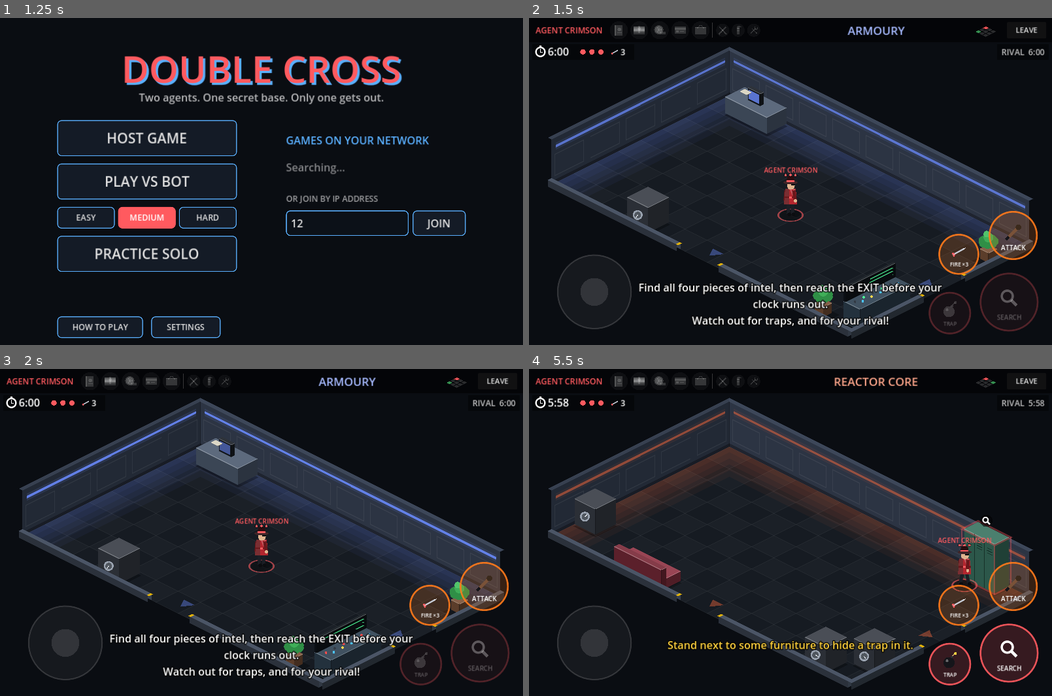
Above: before the commit, frames 1-4 (two rows, left to right).
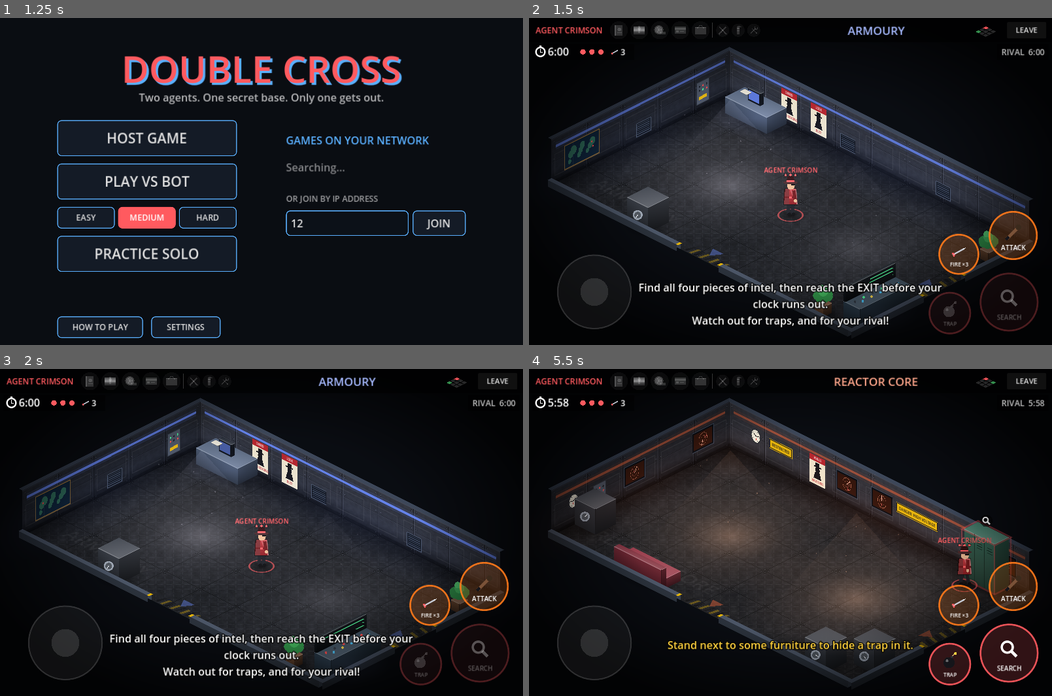
Above: after the commit, the same moments.

Repository: petherin/doublecross
Game: Godot game, scene res://scenes/main.tscn
Two runs of this game, one before a commit and one after it. Both use one fixed random seed, a clock stepped at 60 frames per second and the inputs below.
Inputs (mouse positions are in pixels of both pictures, inside the frame that each line leads up to):
- Up to frame 1 (1.25 s): click (345, 224) at 0.52 s; type "12" at 0.6 s
- Up to frame 2 (1.5 s): click "PLAY VS BOT" at 1.25 s
- Up to frame 3 (2 s): no input
- Up to frame 4 (5.5 s): click "LEAVE" at 2 s; click "PLAY VS BOT" at 2.75 s; tap Enter at 3.5 s; move the mouse to (905, 516) at 3.52 s; hold Right (ui_right) 3.53-4.25 s; tap E at 3.6 s; click (905, 516) at 3.67 s; tap Space at 3.77 s; drag from (685, 548) to (764, 597) at 4.27 s; move the mouse to (842, 460) at 5.02 s; hold Right (ui_right) from 5.03 s (still down); tap 2 at 5.1 s; click (842, 460) at 5.17 s

Frame 1 is identical in both runs. In frame 2, 15% of the frame differs, in the area x 3-97%, y 8-98%; in frame 3, 15%; in frame 4, 22%.

Commit message:
Milestone 6: richer graphics
- Procedural textures (art.gd): steel tread-plate floor, riveted wall
  panels, soft light/shadow sprite, screen vignette
- Additive light layer: ceiling-lamp pools and shafts with drifting dust,
  flickering lamps, wall-strip spill, screen glow, exit daylight, and
  explosions lighting the room
- Furniture faces shaded with gradients; soft shadows under furniture and
  agents; ambient occlusion where floor meets walls
- Wall decor per room: monitors (signal trace / radar), world maps,
  clocks showing real time, vents, fuse boxes, signs, posters
- Room names stencilled on the floor and hazard stripes at doorways
- Agents get an outline, shaded coat and rim light

Co-Authored-By: Claude Opus 5.5 <noreply@anthropic.com>
Claude-Session: https://claude.ai/code/session_01P74PWHFE1RDNVbPBsrf3EN

Diff:
--- a/scripts/agent.gd
+++ b/scripts/agent.gd
@@ -12,6 +12,7 @@
 
 const World = preload("res://scripts/world.gd")
 const Ui = preload("res://scripts/ui.gd")
+const Art = preload("res://scripts/art.gd")
 const SPEED := 340.0
 const RADIUS := 26.0
 const SEND_RATE := 1.0 / 20.0
@@ -289,7 +290,7 @@
 
 	# Shadow and team ring on the floor
 	ci.draw_set_transform(foot, 0.0, Vector2(1.0, 0.5))
-	ci.draw_circle(Vector2.ZERO, 26.0, Color(0, 0, 0, 0.4))
+	ci.draw_texture_rect(Art.soft(), Rect2(-40, -40, 80, 80), false, Color(0, 0, 0, 0.7))
 	ci.draw_arc(Vector2.ZERO, 30.0, 0.0, TAU, 40, Color(accent, 0.6), 3.0, true)
 
 	var tilt := sin(_walk * 1.3) * 0.25 if ko else 0.0
@@ -303,9 +304,13 @@
 	ci.draw_circle(Vector2(7 - stride, -2), 4.5, Color("0c0d10"))
 	# Back arm (behind the coat)
 	ci.draw_line(Vector2(-11, -60), Vector2(-13 - stride * 0.8, -36), dark, 7.0, true)
-	# Trench coat: flared hem, belt, lapels
+	# Trench coat: dark outline, flared hem, belt, lapels, rim light
 	ci.draw_colored_polygon(PackedVector2Array([
-		Vector2(-16, -26), Vector2(16, -26), Vector2(13, -64), Vector2(-13, -64)]), coat)
+		Vector2(-18, -24), Vector2(18, -24), Vector2(15, -66), Vector2(-15, -66)]), Color(0, 0, 0, 0.55))
+	ci.draw_polygon(PackedVector2Array([
+		Vector2(-16, -26), Vector2(16, -26), Vector2(13, -64), Vector2(-13, -64)]),
+		PackedColorArray([coat.darkened(0.25), coat.darkened(0.25), coat.lightened(0.08), coat.lightened(0.08)]))
+	ci.draw_line(Vector2(13, -63), Vector2(16, -27), Color(coat.lightened(0.45), 0.8), 1.5, true)
 	ci.draw_colored_polygon(PackedVector2Array([
 		Vector2(-16, -26), Vector2(-4, -26), Vector2(-3, -64), Vector2(-13, -64)]), dark.lightened(0.1))
 	ci.draw_line(Vector2(-15, -44), Vector2(15, -44), dark, 4.0)
--- /dev/null
+++ b/scripts/art.gd
@@ -0,0 +1,129 @@
+extends RefCounted
+## Procedurally generated textures, built once and cached. No image files
+## needed: the floor plates, wall panels and soft light/shadow sprites are
+## all made here from noise and simple shapes.
+
+static var _cache := {}
+
+
+static func floor_tex() -> Texture2D:
+	if not _cache.has("floor"):
+		_cache["floor"] = ImageTexture.create_from_image(_floor_image())
+	return _cache["floor"]
+
+
+static func wall_tex() -> Texture2D:
+	if not _cache.has("wall"):
+		_cache["wall"] = ImageTexture.create_from_image(_wall_image())
+	return _cache["wall"]
+
+
+## White radial blob fading to transparent: used for lights and soft shadows.
+static func soft() -> Texture2D:
+	if not _cache.has("soft"):
+		var g := Gradient.new()
+		g.set_color(0, Color(1, 1, 1, 1))
+		g.set_color(1, Color(1, 1, 1, 0))
+		g.add_point(0.45, Color(1, 1, 1, 0.45))
+		var t := GradientTexture2D.new()
+		t.gradient = g
+		t.fill = GradientTexture2D.FILL_RADIAL
+		t.fill_from = Vector2(0.5, 0.5)
+		t.fill_to = Vector2(1.0, 0.5)
+		t.width = 128
+		t.height = 128
+		_cache["soft"] = t
+	return _cache["soft"]
+
+
+## Dark edges for the whole screen.
+static func vignette() -> Texture2D:
+	if not _cache.has("vignette"):
+		var g := Gradient.new()
+		g.set_color(0, Color(0, 0, 0, 0))
+		g.set_color(1, Color(0, 0, 0, 0.75))
+		g.add_point(0.55, Color(0, 0, 0, 0.0))
+		var t := GradientTexture2D.new()
+		t.gradient = g
+		t.fill = GradientTexture2D.FILL_RADIAL
+		t.fill_from = Vector2(0.5, 0.5)
+		t.fill_to = Vector2(1.05, 0.5)
+		t.width = 256
+		t.height = 256
+		_cache["vignette"] = t
+	return _cache["vignette"]
+
+
+# Steel tread plate: raised diagonal bars, plate seams, rivets and grime.
+static func _floor_image() -> Image:
+	var n := 128
+	var img := Image.create(n, n, false, Image.FORMAT_RGBA8)
+	var grime := FastNoiseLite.new()
+	grime.seed = 7
+	grime.frequency = 0.035
+	var fine := FastNoiseLite.new()
+	fine.seed = 11
+	fine.frequency = 0.5
+	var corners := [Vector2(6, 6), Vector2(n - 7, 6), Vector2(6, n - 7), Vector2(n - 7, n - 7)]
+	for y in n:
+		for x in n:
+			var v := 0.15 + grime.get_noise_2d(x, y) * 0.035 + fine.get_noise_2d(x, y) * 0.018
+			var cx := x % 16
+			var cy := y % 16
+			var flip := ((x / 16) + (y / 16)) % 2 == 0
+			var d: int = absi(cx - cy) if flip else absi(cx + cy - 15)
+			if cx > 2 and cx < 13 and cy > 2 and cy < 13:
+				if d <= 1:
+					v += 0.045
+				elif d == 2:
+					v -= 0.02
+			# Plate seams with a bevel highlight.
+			if x == 0 or y == 0:
+				v = 0.05
+			elif x == 1 or y == 1:
+				v += 0.05
+			elif x == n - 1 or y == n - 1:
+				v -= 0.03
+			for c in corners:
+				var dist := Vector2(x, y).distance_to(c)
+				if dist < 2.2:
+					v = 0.3 - dist * 0.05
+				elif dist < 3.2:
+					v = 0.07
+			# A few scratches.
+			if (x * 7 + y * 3) % 97 == 0 and fine.get_noise_2d(x * 3, y) > 0.2:
+				v += 0.06
+			img.set_pixel(x, y, Color(v, v * 1.02, v * 1.08))
+	return img
+
+
+# Riveted steel wall panels with a seam, vents of light and grime at the bottom.
+static func _wall_image() -> Image:
+	var w := 128
+	var h := 112
+	var img := Image.create(w, h, false, Image.FORMAT_RGBA8)
+	var grime := FastNoiseLite.new()
+	grime.seed = 3
+	grime.frequency = 0.05
+	for y in h:
+		for x in w:
+			var v := 0.2 + grime.get_noise_2d(x, y * 2) * 0.025
+			# Bottom grime and top light.
+			v -= clampf((y - 80) / 32.0, 0.0, 1.0) * 0.06
+			v += clampf((20 - y) / 20.0, 0.0, 1.0) * 0.03
+			# Panel bevels.
+			if x <= 1 or y <= 1:
+				v = 0.3
+			elif x >= w - 2 or y >= h - 2:
+				v = 0.09
+			elif y == 56 or y == 57:
+				v = 0.11 if y == 56 else 0.27
+			# Bolts.
+			for b in [Vector2(8, 8), Vector2(w - 9, 8), Vector2(8, h - 9), Vector2(w - 9, h - 9), Vector2(8, 50), Vector2(w - 9, 50)]:
+				var dist := Vector2(x, y).distance_to(b)
+				if dist < 2.0:
+					v = 0.36
+				elif dist < 2.8:
+					v = 0.1
+			img.set_pixel(x, y, Color(v * 0.95, v, v * 1.1))
+	return img
--- a/scripts/game.gd
+++ b/scripts/game.gd
@@ -137,7 +137,19 @@
 		ba.door_passed.connect(func(r, d): _handle_door(BOT_ID, r, d))
 		ba.exit_touched.connect(func(): _handle_escape(BOT_ID))
 
+	var vig_layer := CanvasLayer.new()
+	vig_layer.layer = 1
+	add_child(vig_layer)
+	var vig := TextureRect.new()
+	vig.texture = preload("res://scripts/art.gd").vignette()
+	vig.stretch_mode = TextureRect.STRETCH_SCALE
+	vig.mouse_filter = Control.MOUSE_FILTER_IGNORE
+	vig_layer.add_child(vig)
+	vig.set_anchors_and_offsets_preset(Control.PRESET_FULL_RECT)
+	vig.size = Ui.view_size(self)
+
 	_hud = Hud.new()
+	_hud.layer = 2
 	add_child(_hud)
 	_hud.setup(world, local_agent.display_name, local_agent.accent)
 	_hud.leave_requested.connect(func(): leave_requested.emit())
--- /dev/null
+++ b/scripts/light_layer.gd
@@ -0,0 +1,87 @@
+extends Node2D
+## Additive light drawn over the room: ceiling-lamp pools and shafts, dust in
+## the light, screen and exit glows, and the flash from explosions.
+
+const World = preload("res://scripts/world.gd")
+const Art = preload("res://scripts/art.gd")
+
+var view: Node2D   # the RoomView this belongs to
+
+
+func _ready() -> void:
+	var m := CanvasItemMaterial.new()
+	m.blend_mode = CanvasItemMaterial.BLEND_MODE_ADD
+	material = m
+
+
+func _process(_delta: float) -> void:
+	queue_redraw()
+
+
+func _floor_xf() -> Transform2D:
+	var k := World.ISO_K
+	return Transform2D(Vector2(k, k * 0.5), Vector2(-k, k * 0.5), World.iso(Vector2.ZERO))
+
+
+func _draw() -> void:
+	if view == null or view.world == null:
+		return
+	var world: World = view.world
+	var room: Vector2i = view.room
+	var t: float = view._t
+	var R := World.ROOM
+	var tint: Color = world.rooms[room]["tint"]
+	var soft := Art.soft()
+	var warm := Color(1.0, 0.88, 0.7).lerp(tint, 0.35)
+
+	# Ceiling lamps: a pool on the floor and a faint shaft of light above it.
+	var lamps := [Vector2(R.position.x + R.size.x * 0.3, R.get_center().y), Vector2(R.position.x + R.size.x * 0.72, R.get_center().y)]
+	var hash_v := room.x * 7 + room.y * 13 + world.seed_value % 97
+	for i in lamps.size():
+		var lp: Vector2 = lamps[i]
+		# One lamp in some rooms flickers.
+		var flicker := 1.0
+		if (hash_v + i) % 4 == 0:
+			flicker = 0.75 + 0.25 * signf(sin(t * 13.0 + sin(t * 3.1) * 4.0))
+		draw_set_transform_matrix(_floor_xf())
+		draw_texture_rect(soft, Rect2(lp - Vector2(300, 300), Vector2(600, 600)), false, Color(warm, 0.2 * flicker))
+		draw_texture_rect(soft, Rect2(lp - Vector2(130, 130), Vector2(260, 260)), false, Color(warm, 0.12 * flicker))
+		draw_set_transform_matrix(Transform2D.IDENTITY)
+		var top := World.iso(lp, 210.0)
+		var l := World.iso(lp + Vector2(-140, 140), 0.0)
+		var r := World.iso(lp + Vector2(140, -140), 0.0)
+		draw_polygon(PackedVector2Array([top, l, r]),
+			PackedColorArray([Color(warm, 0.07 * flicker), Color(warm, 0.0), Color(warm, 0.0)]))
+		# Dust drifting through the light.
+		for d in 9:
+			var ph := float(d) * 1.7 + i * 3.0
+			var dp := lp + Vector2(sin(t * 0.3 + ph) * 90.0, cos(t * 0.23 + ph * 1.3) * 90.0)
+			var z := 60.0 + fmod(t * 8.0 + d * 37.0, 260.0)
+			draw_circle(World.iso(dp, z), 1.4, Color(warm, 0.35 * flicker * (1.0 - z / 330.0)))
+
+	# Coloured spill from the wall light strips.
+	draw_set_transform_matrix(_floor_xf())
+	draw_texture_rect(soft, Rect2(R.position.x - 200, R.position.y - 160, R.size.x + 400, 320), false, Color(tint, 0.09))
+	draw_texture_rect(soft, Rect2(R.position.x - 160, R.position.y - 200, 320, R.size.y + 400), false, Color(tint, 0.07))
+
+	# Screens and monitors glow onto the floor in front of them.
+	for f in world.furniture(room):
+		if f["type"] == "console" or f["type"] == "desk":
+			var c: Rect2 = f["rect"]
+			var pulse := 0.8 + 0.2 * sin(t * 3.0 + f["detail"])
+			draw_texture_rect(soft, Rect2(c.get_center() - Vector2(110, 110), Vector2(220, 220)), false, Color(tint.lightened(0.3), 0.12 * pulse))
+
+	# Daylight from the exit.
+	for dir in [World.Dir.UP, World.Dir.LEFT]:
+		if world.is_exit(room, dir):
+			var v := Vector2(World.DIR_VEC[dir])
+			var door := R.get_center() + v * R.size / 2.0
+			draw_texture_rect(soft, Rect2(door - Vector2(220, 220), Vector2(440, 440)), false, Color(1.0, 0.95, 0.75, 0.25))
+
+	# Explosions light up the room.
+	for e in view._effects:
+		if e["room"] == room and e["kind"] == "BOMB":
+			var a := clampf(1.0 - e["t"] / 0.9, 0.0, 1.0)
+			var p: Vector2 = e["pos"]
+			draw_texture_rect(soft, Rect2(p - Vector2(500, 500), Vector2(1000, 1000)), false, Color(1.0, 0.55, 0.2, 0.55 * a))
+	draw_set_transform_matrix(Transform2D.IDENTITY)
--- a/scripts/room_view.gd
+++ b/scripts/room_view.gd
@@ -5,6 +5,10 @@
 
 const World = preload("res://scripts/world.gd")
 const Icons = preload("res://scripts/icons.gd")
+const Art = preload("res://scripts/art.gd")
+const LightLayer = preload("res://scripts/light_layer.gd")
+const POSTERS := ["TRUST NO ONE", "WALLS HAVE EARS", "SHRED AFTER READING", "LOOK BUSY"]
+const SIGNS := ["RESTRICTED", "AUTHORISED ONLY", "NO ENTRY", "DANGER: HIGH VOLTAGE"]
 
 const DOOR_TOP := 82.0
 const LEDGE_H := 16.0
@@ -32,6 +36,30 @@
 var _effects: Array = []
 
 var _t := 0.0
+
+
+func _ready() -> void:
+	texture_repeat = CanvasItem.TEXTURE_REPEAT_ENABLED
+	var lights := LightLayer.new()
+	lights.view = self
+	add_child(lights)
+
+
+## Affine transforms for drawing "flat" in the isometric world:
+## floor space uses floor coordinates; wall space uses (along the wall, -height).
+func _floor_xf() -> Transform2D:
+	var k := World.ISO_K
+	return Transform2D(Vector2(k, k * 0.5), Vector2(-k, k * 0.5), World.iso(Vector2.ZERO))
+
+
+func _up_wall_xf() -> Transform2D:
+	var k := World.ISO_K
+	return Transform2D(Vector2(k, k * 0.5), Vector2(0, 1), World.iso(Vector2(0, World.ROOM.position.y)))
+
+
+func _left_wall_xf() -> Transform2D:
+	var k := World.ISO_K
+	return Transform2D(Vector2(-k, k * 0.5), Vector2(0, 1), World.iso(Vector2(World.ROOM.position.x, 0)))
 
 
 func _process(delta: float) -> void:
@@ -128,36 +156,39 @@
 	var y0 := R.position.y
 	var x1 := R.end.x
 	var y1 := R.end.y
-	_quad(P(x0, y0), P(x1, y0), P(x1, y1), P(x0, y1), Color("161b22"))
-	var step := 80.0
-	var ix := 0
-	var x := x0
-	while x < x1:
-		var iy := 0
-		var y := y0
-		while y < y1:
-			if (ix + iy) % 2 == 0:
-				var xe := minf(x + step, x1)
-				var ye := minf(y + step, y1)
-				_quad(P(x, y), P(xe, y), P(xe, ye), P(x, ye), Color(1, 1, 1, 0.022))
-			y += step
-			iy += 1
-		x += step
-		ix += 1
-	x = x0
-	while x <= x1 + 0.1:
-		draw_line(P(x, y0), P(x, y1), Color(1, 1, 1, 0.05), 1.0)
-		x += step
-	var y := y0
-	while y <= y1 + 0.1:
-		draw_line(P(x0, y), P(x1, y), Color(1, 1, 1, 0.05), 1.0)
-		y += step
-	# Coloured light pooling along the base of the back walls
-	for i in 5:
-		var d := 20.0 + i * 22.0
-		var c := Color(tint, 0.05)
-		_quad(P(x0, y0), P(x1, y0), P(x1, y0 + d), P(x0 + d, y0 + d), c)
-		_quad(P(x0, y0), P(x0 + d, y0 + d), P(x0 + d, y1), P(x0, y1), c)
+	var font := ThemeDB.fallback_font
+	draw_set_transform_matrix(_floor_xf())
+	# Steel tread plate, tinted a touch by the room's lighting.
+	draw_texture_rect(Art.floor_tex(), R, true, Color(0.95, 0.97, 1.0).lerp(tint, 0.08))
+	# Room name stencilled on the floor.
+	var name_text: String = world.rooms[room]["name"].to_upper()
+	draw_string(font, Vector2(x0 + 70, y1 - 70), name_text, HORIZONTAL_ALIGNMENT_LEFT, -1, 58, Color(1, 1, 1, 0.045))
+	# Hazard stripes on the threshold of each doorway.
+	var rc := R.get_center()
+	var door_half := World.DOOR_HALF
+	for dir in World.DIR_VEC:
+		if world.opening(room, dir) == 0:
+			continue
+		var v := Vector2(World.DIR_VEC[dir])
+		var side := Vector2(-v.y, v.x)
+		var mid := rc + v * (R.size / 2.0 - Vector2(18, 18))
+		for i in 8:
+			var a := mid + side * (-door_half + 6 + i * (door_half * 2 - 12) / 8.0)
+			var stripe := PackedVector2Array([a - v * 14, a - v * 14 + side * 9, a + v * 14 + side * 15, a + v * 14 + side * 6])
+			draw_colored_polygon(stripe, Color(0.88, 0.69, 0.04, 0.35) if i % 2 == 0 else Color(0, 0, 0, 0.25))
+	# Darkening where the floor meets the back walls.
+	var ao := Color(0, 0, 0, 0.5)
+	var clear := Color(0, 0, 0, 0)
+	draw_polygon(PackedVector2Array([Vector2(x0, y0), Vector2(x1, y0), Vector2(x1, y0 + 80), Vector2(x0, y0 + 80)]),
+		PackedColorArray([ao, ao, clear, clear]))
+	draw_polygon(PackedVector2Array([Vector2(x0, y0), Vector2(x0 + 80, y0), Vector2(x0 + 80, y1), Vector2(x0, y1)]),
+		PackedColorArray([ao, clear, clear, ao]))
+	# Soft shadows under the furniture.
+	var soft := Art.soft()
+	for f in world.furniture(room):
+		var r: Rect2 = f["rect"]
+		draw_texture_rect(soft, Rect2(r.position + Vector2(-10, -10), r.size + Vector2(44, 44)), false, Color(0, 0, 0, 0.65))
+	draw_set_transform_matrix(Transform2D.IDENTITY)
 	# Daylight spilling in from the exit
 	for dir in [World.Dir.UP, World.Dir.LEFT]:
 		if world.is_exit(room, dir):
@@ -206,14 +237,12 @@
 	var up_kind := world.opening(room, World.Dir.UP)
 	var up_door := up_kind != 0
 	var up_spans := [[x0, c.x - dh], [c.x + dh, x1]] if up_door else [[x0, x1]]
-	for s in up_spans:
-		_quad(P(s[0], y0, 0), P(s[1], y0, 0), P(s[1], y0, h), P(s[0], y0, h), col_up)
+	_textured_wall(_up_wall_xf(), up_spans, Color(1.0, 1.0, 1.05).lerp(tint, 0.06))
 	# LEFT wall runs along y at x = x0 (upper-left on screen)
 	var left_kind := world.opening(room, World.Dir.LEFT)
 	var left_door := left_kind != 0
 	var left_spans := [[y0, c.y - dh], [c.y + dh, y1]] if left_door else [[y0, y1]]
-	for s in left_spans:
-		_quad(P(x0, s[0], 0), P(x0, s[1], 0), P(x0, s[1], h), P(x0, s[0], h), col_left)
+	_textured_wall(_left_wall_xf(), left_spans, Color(0.72, 0.74, 0.8).lerp(tint, 0.05))
 	# Lintels and doorways
 	if up_door:
 		_quad(P(c.x - dh, y0, DOOR_TOP), P(c.x + dh, y0, DOOR_TOP), P(c.x + dh, y0, h), P(c.x - dh, y0, h), col_up.darkened(0.1))
@@ -227,12 +256,147 @@
 		_wall_details(Vector2(s[0], y0), Vector2(s[1], y0), tint, pulse)
 	for s in left_spans:
 		_wall_details(Vector2(x0, s[0]), Vector2(x0, s[1]), tint, pulse)
+	_draw_decor(_up_wall_xf(), up_spans, tint, 0)
+	_draw_decor(_left_wall_xf(), left_spans, tint, 1)
 	# Top caps (wall thickness) and the corner post
 	var cap := Color("3d4759")
 	var t := 14.0
 	_quad(P(x0, y0, h), P(x1, y0, h), P(x1, y0 - t, h), P(x0 - t, y0 - t, h), cap)
 	_quad(P(x0, y0, h), P(x0 - t, y0 - t, h), P(x0 - t, y1, h), P(x0, y1, h), cap.darkened(0.1))
 	draw_line(P(x0, y0, 0), P(x0, y0, h), Color(0, 0, 0, 0.4), 2.0)
+
+
+func _textured_wall(xf: Transform2D, spans: Array, modulate_col: Color) -> void:
+	var h := World.WALL_H
+	draw_set_transform_matrix(xf)
+	for sp in spans:
+		var r := Rect2(sp[0], -h, sp[1] - sp[0], h)
+		draw_texture_rect(Art.wall_tex(), r, true, modulate_col)
+		# Grime and shadow at the base, a little light at the top.
+		draw_polygon(PackedVector2Array([Vector2(r.position.x, -34), Vector2(r.end.x, -34), Vector2(r.end.x, 0), Vector2(r.position.x, 0)]),
+			PackedColorArray([Color(0, 0, 0, 0), Color(0, 0, 0, 0), Color(0, 0, 0, 0.45), Color(0, 0, 0, 0.45)]))
+	draw_set_transform_matrix(Transform2D.IDENTITY)
+
+
+## Things hung on the back walls: screens, maps, clocks, vents, signs, posters.
+## Chosen per room from the world seed, so both tablets see the same decor.
+func _draw_decor(xf: Transform2D, spans: Array, tint: Color, wall: int) -> void:
+	var rng := RandomNumberGenerator.new()
+	rng.seed = hash([world.seed_value, room, wall])
+	var font := ThemeDB.fallback_font
+	draw_set_transform_matrix(xf)
+	for sp in spans:
+		var a: float = sp[0] + 95.0
+		while a < sp[1] - 70.0:
+			if rng.randf() < 0.6:
+				var kind: String = ["monitor", "monitor", "map", "clock", "vent", "sign", "poster", "fusebox"][rng.randi_range(0, 7)]
+				var w := _decor(kind, a, tint, rng.randi(), font)
+				a += w + 50.0
+			else:
+				a += 120.0
+	draw_set_transform_matrix(Transform2D.IDENTITY)
+
+
+## Draws one decoration centred at `a` along the wall; returns its width.
+func _decor(kind: String, a: float, tint: Color, seed_v: int, font: Font) -> float:
+	match kind:
+		"monitor":
+			var r := Rect2(a - 38, -76, 76, 48)
+			draw_rect(r, Color("0a0d12"))
+			draw_rect(r, Color("3a4456"), false, 2.0)
+			var sc := r.grow(-5)
+			draw_rect(sc, tint.darkened(0.82))
+			if seed_v % 2 == 0:
+				# Scrolling signal trace.
+				var pts := PackedVector2Array()
+				for i in 25:
+					var x := sc.position.x + i * sc.size.x / 24.0
+					pts.append(Vector2(x, sc.get_center().y + sin(i * 0.7 + _t * 4.0 + seed_v) * 8.0 * sin(i * 0.23 + _t)))
+				draw_polyline(pts, tint.lightened(0.4), 1.5, true)
+			else:
+				# Radar sweep with blips.
+				var cc := sc.get_center()
+				draw_arc(cc, 15, 0, TAU, 24, Color(tint.lightened(0.3), 0.6), 1.0)
+				draw_arc(cc, 8, 0, TAU, 16, Color(tint.lightened(0.3), 0.4), 1.0)
+				var ang := _t * 2.0 + seed_v
+				draw_line(cc, cc + Vector2.from_angle(ang) * 15, tint.lightened(0.5), 1.5)
+				for b in 3:
+					var bp := cc + Vector2.from_angle(seed_v * 0.7 + b * 2.1) * (5 + b * 4)
+					var fade := fposmod(ang - (seed_v * 0.7 + b * 2.1), TAU) / TAU
+					draw_circle(bp, 1.6, Color(1, 0.4, 0.4, 1.0 - fade))
+			return 76.0
+		"map":
+			var r := Rect2(a - 62, -78, 124, 58)
+			draw_rect(r, Color("0d2236"))
+			draw_rect(r, Color("8a6a3a"), false, 3.0)
+			for i in 5:
+				draw_line(Vector2(r.position.x + i * r.size.x / 4.0, r.position.y), Vector2(r.position.x + i * r.size.x / 4.0, r.end.y), Color(1, 1, 1, 0.06), 1.0)
+			var land := Color("2e6b57")
+			for blob in [[-38, -58, 10], [-30, -50, 8], [-20, -40, 6], [-2, -60, 9], [4, -50, 8], [10, -40, 7], [30, -58, 11], [40, -50, 9], [44, -34, 6]]:
+				draw_circle(Vector2(a + blob[0], blob[1]), blob[2], land)
+			for i in 3:
+				var dot := Vector2(a - 40 + ((seed_v >> (i * 4)) % 80), -64 + ((seed_v >> (i * 3)) % 30))
+				if int(_t * 2.0 + i) % 2 == 0:
+					draw_circle(dot, 2.2, Color("ff4d4d"))
+			return 124.0
+		"clock":
+			var cc := Vector2(a, -58)
+			draw_circle(cc, 18, Color("2b2f36"))
+			draw_circle(cc, 15, Color("e6e2d3"))
+			for i in 12:
+				draw_line(cc + Vector2.from_angle(i * TAU / 12.0) * 12, cc + Vector2.from_angle(i * TAU / 12.0) * 14, Color("2b2f36"), 1.0)
+			var tm := Time.get_time_dict_from_system()
+			var mins: float = tm["minute"] + tm["second"] / 60.0
+			var hrs: float = (tm["hour"] % 12) + mins / 60.0
+			draw_line(cc, cc + Vector2.from_angle(hrs / 12.0 * TAU - PI / 2) * 8, Color("15151a"), 2.0)
+			draw_line(cc, cc + Vector2.from_angle(mins / 60.0 * TAU - PI / 2) * 12, Color("15151a"), 1.5)
+			draw_line(cc, cc + Vector2.from_angle(tm["second"] / 60.0 * TAU - PI / 2) * 13, Color("d32f2f"), 1.0)
+			return 40.0
+		"vent":
+			var r := Rect2(a - 26, -44, 52, 32)
+			draw_rect(r, Color("0d1015"))
+			draw_rect(r, Color("4a5568"), false, 2.0)
+			for i in 6:
+				var y := r.position.y + 4 + i * 4.6
+				draw_line(Vector2(r.position.x + 3, y), Vector2(r.end.x - 3, y), Color("3a4456"), 2.0)
+			return 52.0
+		"sign":
+			var txt: String = SIGNS[seed_v % SIGNS.size()]
+			var w := font.get_string_size(txt, HORIZONTAL_ALIGNMENT_LEFT, -1, 11).x + 18
+			var r := Rect2(a - w / 2, -70, w, 24)
+			draw_rect(r, Color("e0b10b"))
+			draw_rect(r.grow(-2), Color("15151a"), false, 1.5)
+			draw_string(font, Vector2(r.position.x + 9, r.end.y - 8), txt, HORIZONTAL_ALIGNMENT_LEFT, -1, 11, Color("15151a"))
+			return w
+		"poster":
+			var txt: String = POSTERS[seed_v % POSTERS.size()]
+			var r := Rect2(a - 28, -84, 56, 70)
+			draw_rect(r, Color("e8dfc8"))
+			draw_rect(Rect2(r.position, Vector2(r.size.x, 14)), Color("b3262e"))
+			# Spy silhouette: fedora and coat collar.
+			var cc := Vector2(a, -50)
+			draw_circle(cc, 8, Color("15151a"))
+			draw_rect(Rect2(cc.x - 13, cc.y - 9, 26, 3), Color("15151a"))
+			draw_rect(Rect2(cc.x - 7, cc.y - 17, 14, 9), Color("15151a"))
+			draw_colored_polygon(PackedVector2Array([cc + Vector2(-14, 22), cc + Vector2(14, 22), cc + Vector2(8, 6), cc + Vector2(-8, 6)]), Color("15151a"))
+			var words := txt.split(" ")
+			for i in mini(words.size(), 3):
+				var ww := font.get_string_size(words[i], HORIZONTAL_ALIGNMENT_LEFT, -1, 8).x
+				draw_string(font, Vector2(a - ww / 2, r.position.y + 10 + (i * 0)), "" if i > 0 else words[0], HORIZONTAL_ALIGNMENT_LEFT, -1, 8, Color.WHITE)
+			var rest := " ".join(words.slice(1))
+			var rw := font.get_string_size(rest, HORIZONTAL_ALIGNMENT_LEFT, -1, 8).x
+			draw_string(font, Vector2(a - rw / 2, r.end.y - 4), rest, HORIZONTAL_ALIGNMENT_LEFT, -1, 8, Color("b3262e"))
+			return 56.0
+		"fusebox":
+			var r := Rect2(a - 22, -70, 44, 54)
+			draw_rect(r, Color("4a5260"))
+			draw_rect(r, Color("2b3038"), false, 2.0)
+			for i in 6:
+				var on := int(_t * 2.5 + i * 1.3 + seed_v) % 3 != 0
+				draw_circle(Vector2(r.position.x + 9 + (i % 3) * 13, r.position.y + 12 + (i / 3) * 10), 2.5, (Color("4dff9a") if i % 2 == 0 else Color("ff4d4d")) if on else Color("1c2026"))
+			draw_rect(Rect2(r.position.x + 8, r.end.y - 18, 28, 8), Color("e0b10b"))
+			return 44.0
+	return 60.0
 
 
 func _wall_details(a: Vector2, b: Vector2, tint: Color, pulse: float) -> void:
@@ -503,8 +667,6 @@
 	var d: int = f["detail"]
 	var h: float = HEIGHTS.get(f["type"], 50.0)
 	var along_x := r.size.x >= r.size.y
-	# Contact shadow
-	_quad(P(r.position.x + 6, r.position.y + 6), P(r.end.x + 10, r.position.y + 6), P(r.end.x + 10, r.end.y + 10), P(r.position.x + 6, r.end.y + 10), Color(0, 0, 0, 0.3))
 	match f["type"]:
 		"desk":
 			_box(r, h, Color("4f5d72"))
@@ -638,9 +800,17 @@
 	var x1 := r.end.x
 	var y1 := r.end.y
 	var z1 := z0 + h
-	_quad(P(x0, y1, z0), P(x1, y1, z0), P(x1, y1, z1), P(x0, y1, z1), col.darkened(0.25))   # front-left face
-	_quad(P(x1, y0, z0), P(x1, y1, z0), P(x1, y1, z1), P(x1, y0, z1), col.darkened(0.45))   # front-right face
-	_quad(P(x0, y0, z1), P(x1, y0, z1), P(x1, y1, z1), P(x0, y1, z1), col.lightened(0.08))  # top
+	# Shaded faces: darker towards the floor, lit from the top-left.
+	var fl_top := col.darkened(0.15)
+	var fl_bot := col.darkened(0.45)
+	var fr_top := col.darkened(0.38)
+	var fr_bot := col.darkened(0.62)
+	draw_polygon(PackedVector2Array([P(x0, y1, z0), P(x1, y1, z0), P(x1, y1, z1), P(x0, y1, z1)]),
+		PackedColorArray([fl_bot, fl_bot, fl_top, fl_top]))   # front-left face
+	draw_polygon(PackedVector2Array([P(x1, y0, z0), P(x1, y1, z0), P(x1, y1, z1), P(x1, y0, z1)]),
+		PackedColorArray([fr_bot, fr_bot, fr_top, fr_top]))   # front-right face
+	draw_polygon(PackedVector2Array([P(x0, y0, z1), P(x1, y0, z1), P(x1, y1, z1), P(x0, y1, z1)]),
+		PackedColorArray([col.lightened(0.02), col.lightened(0.1), col.lightened(0.18), col.lightened(0.1)]))  # top
 	var edge := col.lightened(0.3)
 	draw_line(P(x0, y1, z1), P(x1, y1, z1), edge, 1.5)
 	draw_line(P(x1, y0, z1), P(x1, y1, z1), edge, 1.5)
